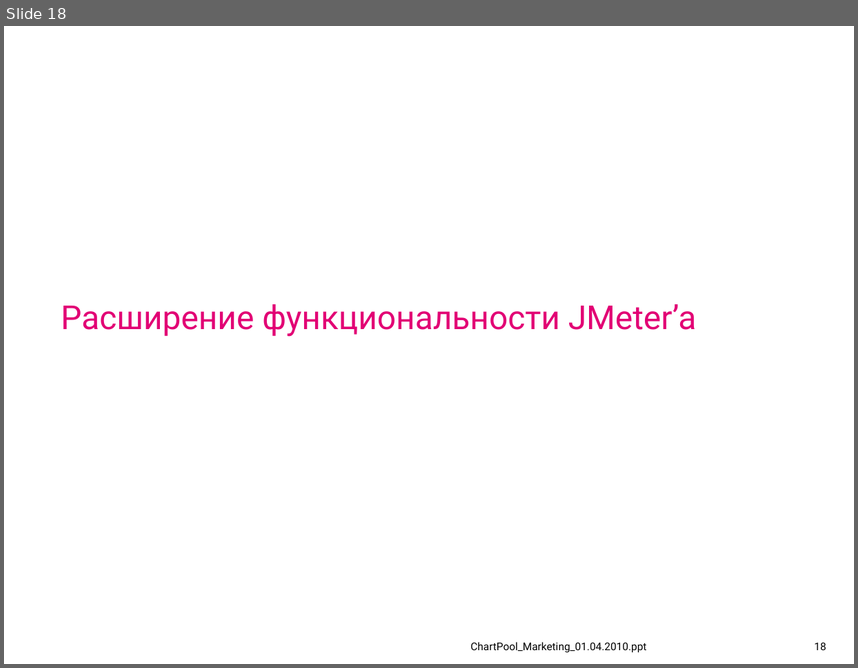
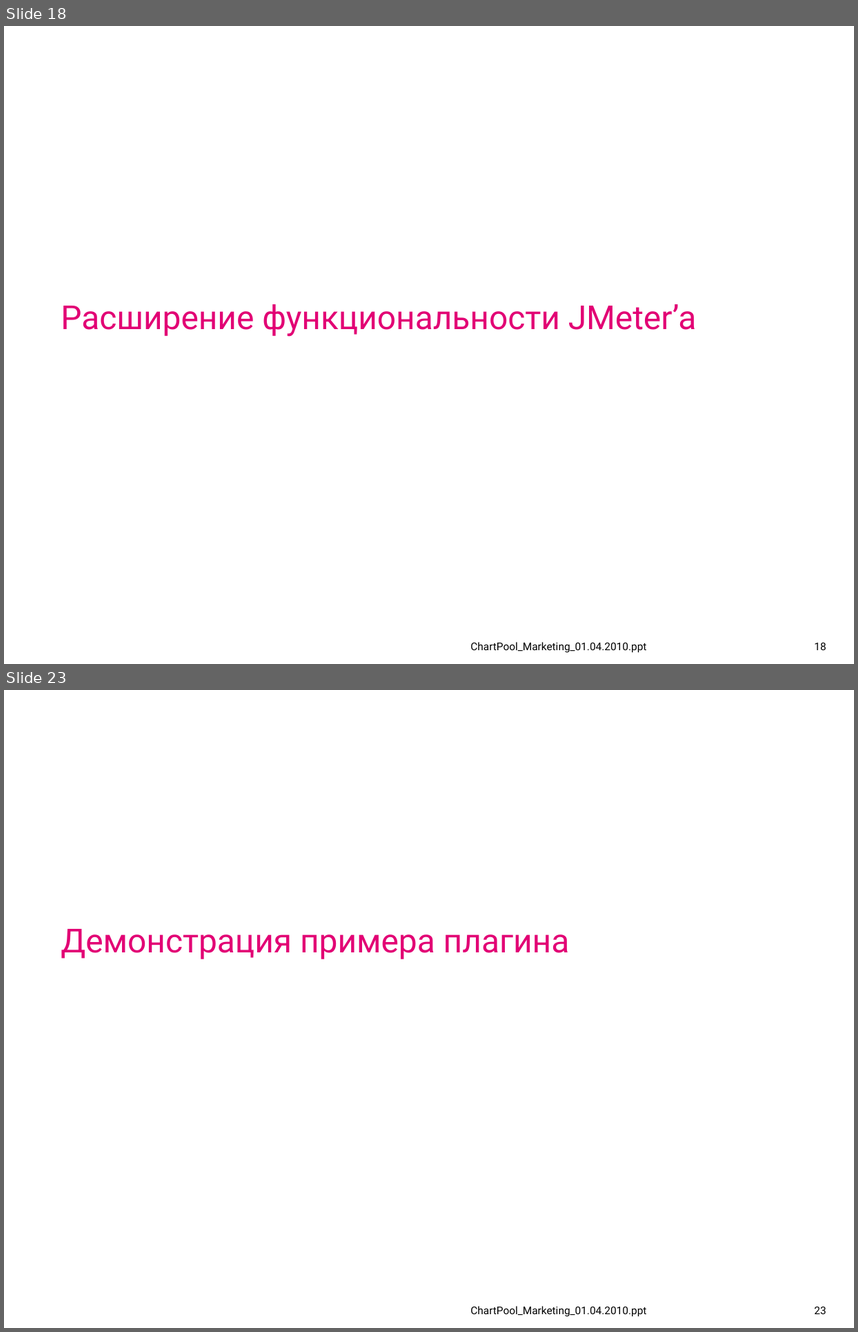
Before and after one commit to IvanCS/JMeterAvtoTestingDemo, a slide deck: documents/presentation.ppt. Shown one above the other, each under a label of ours: slide 18 before the commit, slides 18 and 23 after it; the slides between them are not shown. The pictures are 858x668 and 858x1332 pixels, drawn with LibreOffice and Linux fonts; fonts in the diff are those of the drawing; background and template pictures are left out. Boxes give left, top, right and bottom in pixels: in the first picture for what was removed or moved away, otherwise in the second. Text is boxed around its words. In the diff, an @@ line names an element or a change of style, - is before the commit and + after.

```diff
--- a/documents/presentation.ppt
+++ b/documents/presentation.ppt
@@ slide 23 added at [4, 690, 854, 1328], background #FFFFFF @@
@@ title added at [61, 929, 570, 959], 28 pt, text #E20074 @@
+Демонстрация примера плагина
@@ text added at [470, 1305, 646, 1317], 9 pt, text #000000 @@
+ChartPool_Marketing_01.04.2010.ppt
@@ page number added at [814, 1306, 826, 1314], 9 pt, text #000000 @@
+23
```
Also in this commit, not shown: 7 other slides added.
